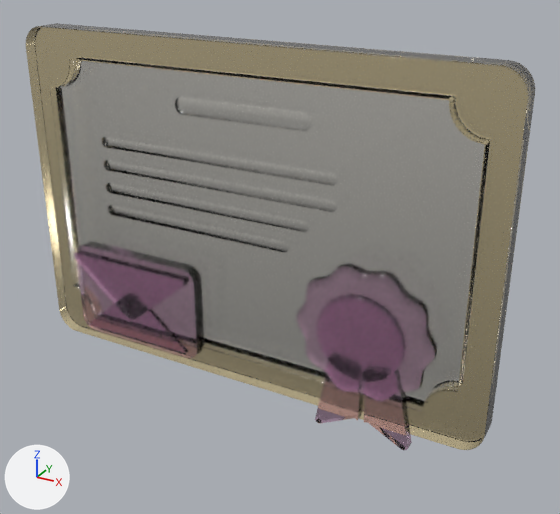
An edit to the glTF model deploycli/awsicons/models/aws/ses.glb, drawn before and after from the same camera.
Both versions are drawn from a 50 mm lens placed at (3.21, -5.26, 4.03), pointed at (0.3, 0.03, 1.38). Lighting does not change. The marker at lower left points along +X, +Y and +Z. The picture after the commit comes second.

Before the edit, the objects in view are built like this:
```python
ob_envelope_body = bpy.data.objects.new('Envelope body', me_envelope_body)
ob_envelope_body.location = (0.0, 0.0, 0.0)
ob_raised_ribbon_medallion = bpy.data.objects.new('Raised ribbon medallion', me_raised_ribbon_medallion)
ob_raised_ribbon_medallion.location = (0.0, 0.0, 0.0)
ob_ribbon_tail_left = bpy.data.objects.new('Ribbon tail left', me_ribbon_tail_left)
ob_ribbon_tail_left.location = (0.0, 0.0, 0.0)
ob_ribbon_tail_right = bpy.data.objects.new('Ribbon tail right', me_ribbon_tail_right)
ob_ribbon_tail_right.location = (0.0, 0.0, 0.0)
ob_scalloped_ribbon_seal = bpy.data.objects.new('Scalloped ribbon seal', me_scalloped_ribbon_seal)
ob_scalloped_ribbon_seal.location = (0.0, 0.0, 0.0)
# also in view: 'Envelope lower fold' at (-1.12, -0.22, 0.57); 'Envelope flap' at (-1.12, -0.24, 0.84); 'Engraved glass plaque' at (0.0, 0.0, 1.64); 'Amber certificate frame' at (0.0, -0.02, 1.64)
```
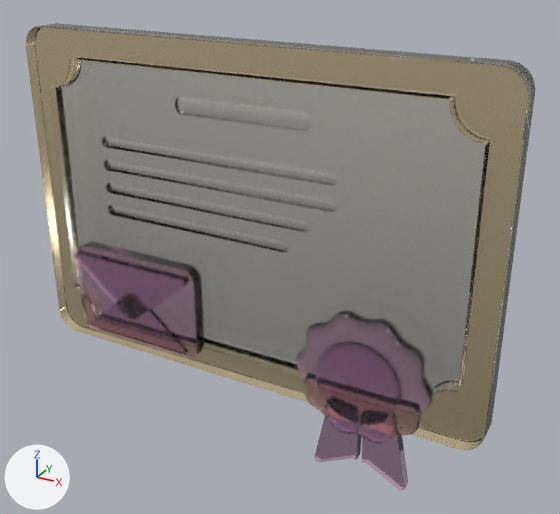
Commit message: Align the top of the SES ribbon with the envelope

Changed parts and their boxes (x1, y1, x2, y2) in the pictures (560 x 514 px):
```json
{"object": "Scalloped ribbon seal", "change": "moved", "before": [297, 263, 437, 401], "after": [296, 310, 433, 444]}
{"object": "Raised ribbon medallion", "change": "moved", "before": [317, 294, 405, 382], "after": [316, 341, 402, 425]}
{"object": "Ribbon tail right", "change": "moved", "before": [364, 392, 412, 450], "after": [361, 435, 408, 491]}
{"object": "Ribbon tail left", "change": "moved", "before": [315, 374, 363, 424], "after": [314, 416, 361, 462]}
```

Scene script edits in JSON lines:
```json
{"op": "set", "path": "ob_ribbon_tail_left.location", "old": "(0.0, 0.0, 0.0)", "new": "(0.0, 0.0, -0.412)"}
{"op": "set", "path": "ob_ribbon_tail_right.location", "old": "(0.0, 0.0, 0.0)", "new": "(0.0, 0.0, -0.412)"}
{"op": "set", "path": "ob_scalloped_ribbon_seal.location", "old": "(0.0, 0.0, 0.0)", "new": "(0.0, 0.0, -0.412)"}
{"op": "set", "path": "ob_raised_ribbon_medallion.location", "old": "(0.0, 0.0, 0.0)", "new": "(0.0, 0.0, -0.412)"}
```
